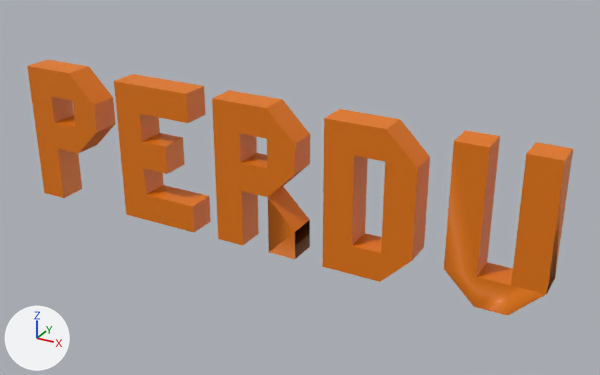
A saved change to the OBJ model scenes/perdu/perdu.obj.
Rendered twice from a 50 mm lens placed at (13.14, -21.34, 13.01), pointed at (1.16, 0.45, 2.12). The lights are fixed; the arrows at lower left show +X, +Y and +Z. The older version comes first. Where no turn or scale is listed for an object, it has been applied to the vertices.

Script lines for the objects in view, before the commit:
```python
me_cube = bpy.data.meshes.new('Cube')
me_cube.from_pydata(...)  # 24 vertices, 48 faces; spans x -9.5..-6.5, y -0.5..0.5, z 0.0..5.0
me_cube.materials.append(mat_material)  # orange #e87800
me_cube_001 = bpy.data.meshes.new('Cube.001')
me_cube_001.from_pydata(...)  # 24 vertices, 44 faces; spans x -5.5..-2.5, y -0.5..0.5, z 0.0..5.0
me_cube_001.materials.append(mat_material)  # orange #e87800
me_cube_002 = bpy.data.meshes.new('Cube.002')
me_cube_002.from_pydata(...)  # 34 vertices, 68 faces; spans x -1.5..1.5, y -0.5..0.5, z 0.0..5.0
me_cube_002.materials.append(mat_material)  # orange #e87800
me_cube_003 = bpy.data.meshes.new('Cube.003')
me_cube_003.from_pydata(...)  # 24 vertices, 48 faces; spans x 2.5..5.5, y -0.5..0.5, z 0.0..5.0
me_cube_003.materials.append(mat_material)  # orange #e87800
me_cube_004 = bpy.data.meshes.new('Cube.004')
me_cube_004.from_pydata(...)  # 20 vertices, 36 faces; spans x 6.5..9.5, y -0.5..0.5, z 0.0..5.0
me_cube_004.materials.append(mat_material)  # orange #e87800
ob_cube = bpy.data.objects.new('Cube', me_cube)
ob_cube.location = (0.0, 0.0, 0.0)
ob_cube_001 = bpy.data.objects.new('Cube.001', me_cube_001)
ob_cube_001.location = (0.0, 0.0, 0.0)
ob_cube_002 = bpy.data.objects.new('Cube.002', me_cube_002)
ob_cube_002.location = (0.0, 0.0, 0.0)
ob_cube_003 = bpy.data.objects.new('Cube.003', me_cube_003)
ob_cube_003.location = (0.0, 0.0, 0.0)
ob_cube_004 = bpy.data.objects.new('Cube.004', me_cube_004)
ob_cube_004.location = (0.0, 0.0, 0.0)
```
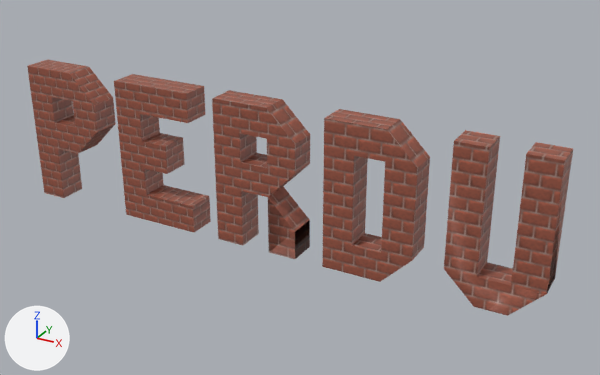
What differs and where, as boxes (x1, y1, x2, y2) in the pictures (600 x 375 px):
'Cube.004', recoloured (orange to brown): (444, 130, 573, 316) in both
'Cube.003', recoloured (orange to brown): (322, 109, 430, 282) in both
'Cube.002', recoloured (orange to brown): (212, 90, 310, 259) in both
'Cube.001', recoloured (orange to brown): (114, 74, 211, 232) in both
'Cube', recoloured (orange to brown): (27, 60, 116, 198) in both

What the commit changed:
Picture 'bricks_test2.png' (img_bricks_test2_png) is new.
Material 'Material.001' (mat_material_001) is new.
Its texture is img_bricks_test2_png.
me_cube has 24 vertices, 48 faces and spans x -9.5..-6.5, y -0.5..0.5, z 0.0..5.0.
me_cube no longer uses material mat_material (orange #e87800).
me_cube gains material mat_material_001 (picture img_bricks_test2_png).
me_cube_001 has 24 vertices, 44 faces and spans x -5.5..-2.5, y -0.5..0.5, z 0.0..5.0.
me_cube_001 no longer uses material mat_material (orange #e87800).
me_cube_001 gains material mat_material_001 (picture img_bricks_test2_png).
me_cube_002 has 34 vertices, 68 faces and spans x -1.5..1.5, y -0.5..0.5, z 0.0..5.0.
me_cube_002 no longer uses material mat_material (orange #e87800).
me_cube_002 gains material mat_material_001 (picture img_bricks_test2_png).
me_cube_003 has 24 vertices, 48 faces and spans x 2.5..5.5, y -0.5..0.5, z 0.0..5.0.
me_cube_003 no longer uses material mat_material (orange #e87800).
me_cube_003 gains material mat_material_001 (picture img_bricks_test2_png).
me_cube_004 has 20 vertices, 36 faces and spans x 6.5..9.5, y -0.5..0.5, z 0.0..5.0.
me_cube_004 no longer uses material mat_material (orange #e87800).
me_cube_004 gains material mat_material_001 (picture img_bricks_test2_png).
